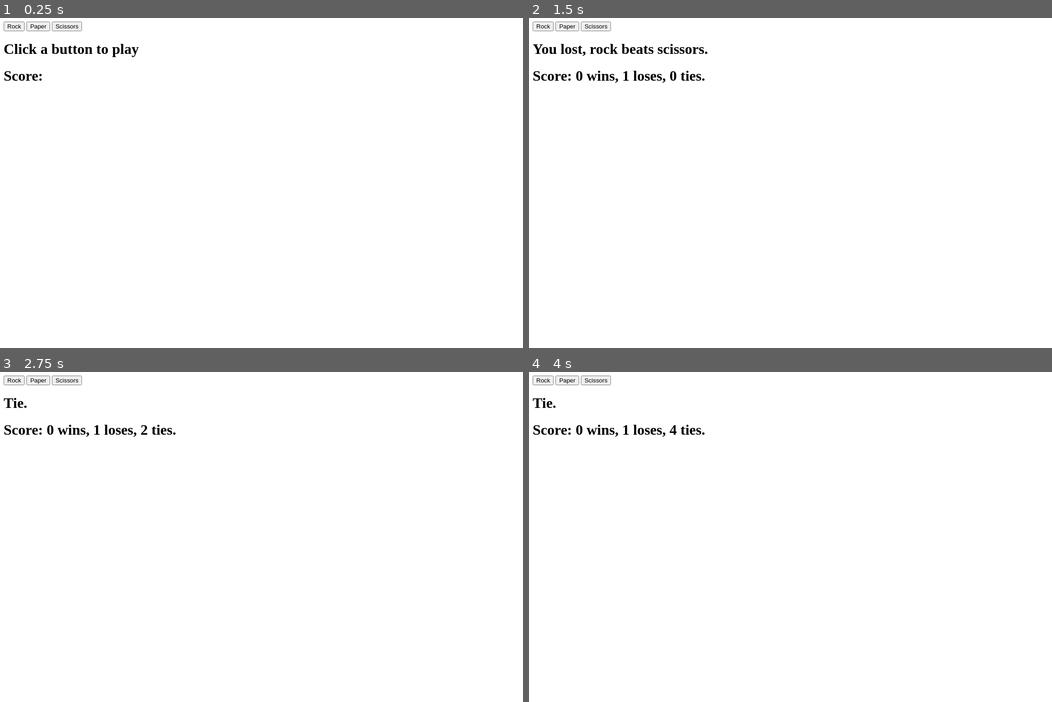
Above: before the commit, frames 1-4 (two rows, left to right).
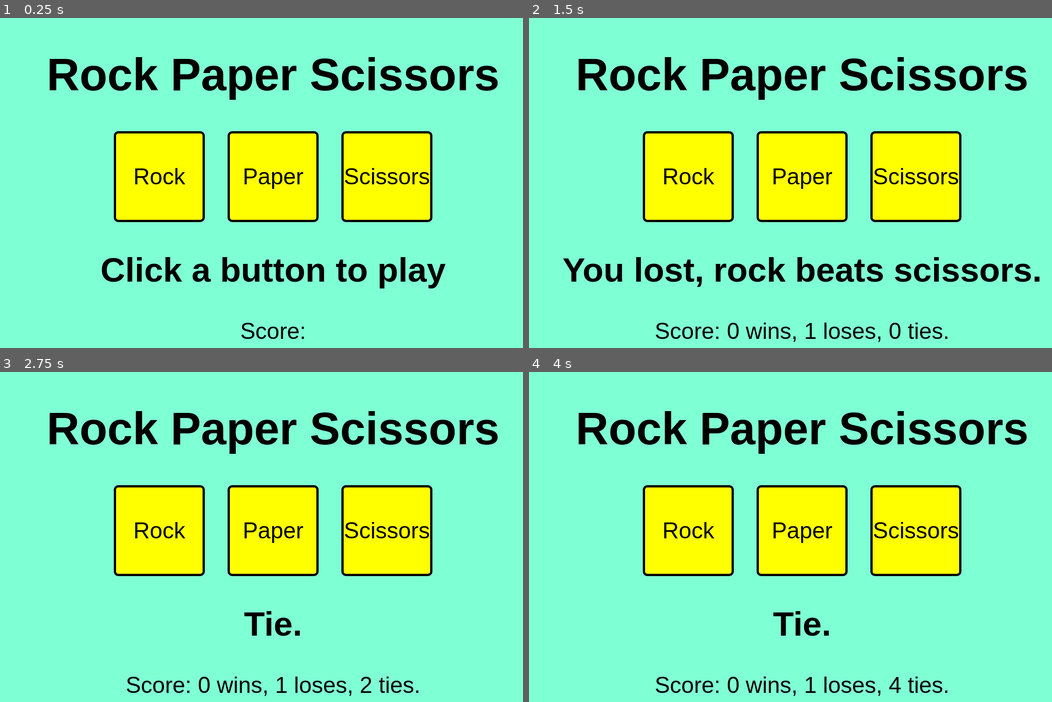
Above: after the commit, the same moments.

Repository: avry844/odin-rock-paper-scissors
Game: browser game, page index.html
Same seed, same stepped clock (60 frames per second), same inputs: the game is played once before the commit and once after it.
Inputs:
- Up to frame 1 (0.25 s): no input
- Up to frame 2 (1.5 s): click "Scissors" at 1.27 s
- Up to frame 3 (2.75 s): click "Rock" at 1.87 s; click "Paper" at 2.47 s
- Up to frame 4 (4 s): click "Scissors" at 3.07 s; click "Paper" at 3.67 s

The runs differ from the first frame. In frame 1, 100% of the frame differs, in the area x 0-100%, y 0-100%; in frame 2, 100%; in frame 3, 100%; in frame 4, 100%.

Commit message:
style

Diff:
--- a/index.html
+++ b/index.html
@@ -4,15 +4,24 @@
     <meta charset="UTF-8">
     <meta name="viewport" content="width=device-width, initial-scale=1.0">
     <title>Odin rock paper scissors</title>
+    <link rel="stylesheet" href="style.css">
     <script src="index.js" defer></script>
 </head>
 <body>
+
+    <h1>Rock Paper Scissors</h1>
+
     <div class="buttons">
+
         <button id="rock">Rock</button>
         <button id="paper">Paper</button>
         <button id="scissors">Scissors</button>
+
     </div>
-    <div class="results"><h1>Click a button to play</h1></div>
-    <div class="score"><h1>Score:</h1></div>
+
+    <div class="results"><h2>Click a button to play</h2></div>
+
+    <div class="score"><p>Score:</p></div>
+
 </body>
 </html>
--- a/index.js
+++ b/index.js
@@ -1,5 +1,5 @@
-const results = document.querySelector(".results h1")
-const score = document.querySelector(".score h1")
+const results = document.querySelector(".results h2")
+const score = document.querySelector(".score p")
 const rockButton = document.querySelector('#rock')
 const paperButton = document.querySelector('#paper')
 const scissorsButton = document.querySelector('#scissors')
--- /dev/null
+++ b/style.css
@@ -0,0 +1,55 @@
+body {
+
+    background-color: aquamarine;
+    font-family: Arial, Helvetica, sans-serif;
+
+}
+
+.buttons {
+
+    display: flex;
+    width: 80%;
+    margin: 25px 10%;
+    align-items: center;
+    justify-content: center;
+    gap: 50px;
+
+}
+
+.buttons button {
+
+    display: flex;
+    text-align: center;
+    justify-content: center;
+    align-items: center;
+    width: 200px;
+    height: 200px;
+    background-color: yellow;
+    border-color: black;
+    border-width: 5px;
+    border-style: solid;
+    border-radius: 10px;
+
+    font-size: 50px;
+}
+
+h1 {
+
+    font-size: 100px;
+    text-align: center;
+}
+
+.results h2 {
+
+    font-size: 75px;
+    font-weight: 200px;
+    text-align: center;
+
+}
+
+.score p {
+
+    font-size: 50px;
+    text-align: center;
+
+}
